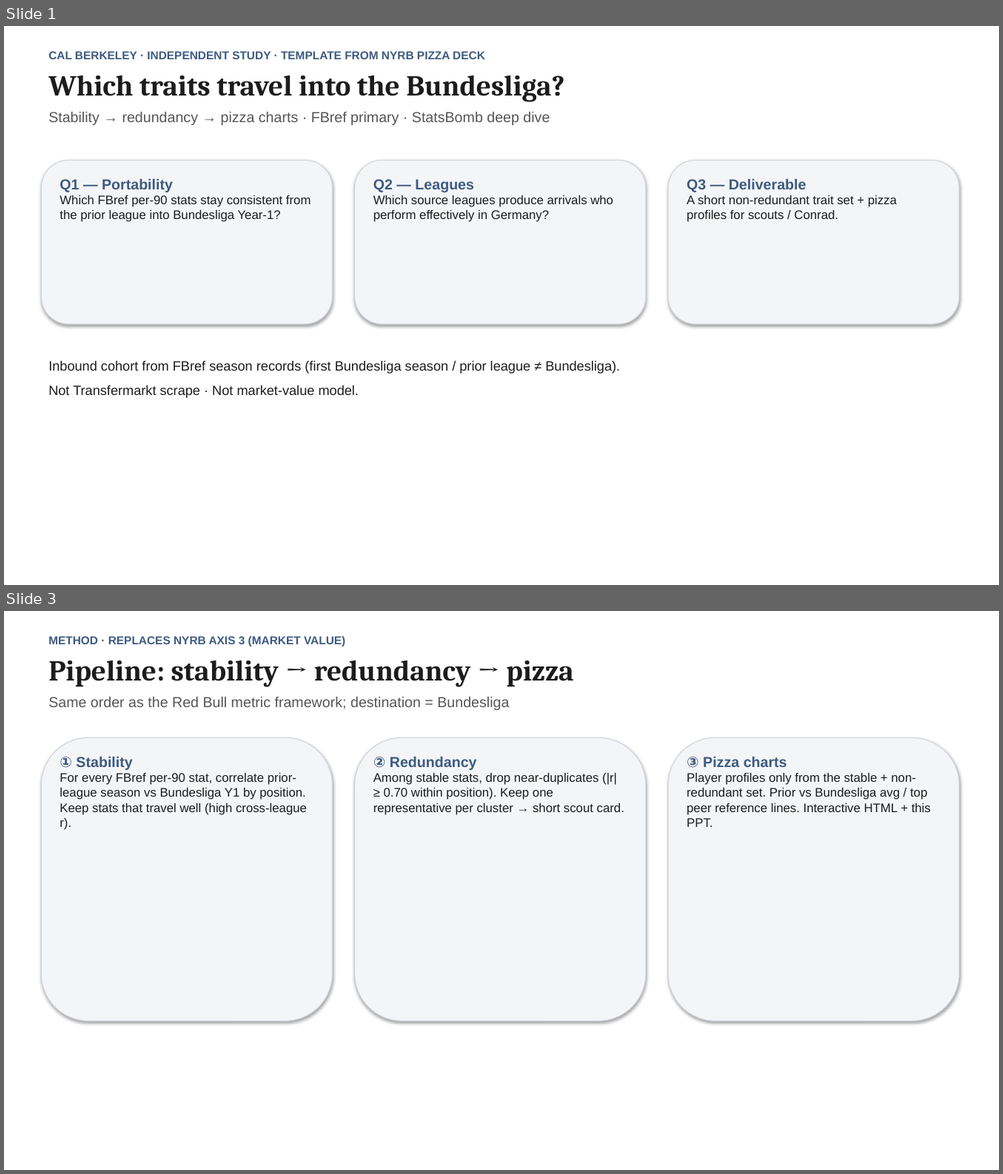
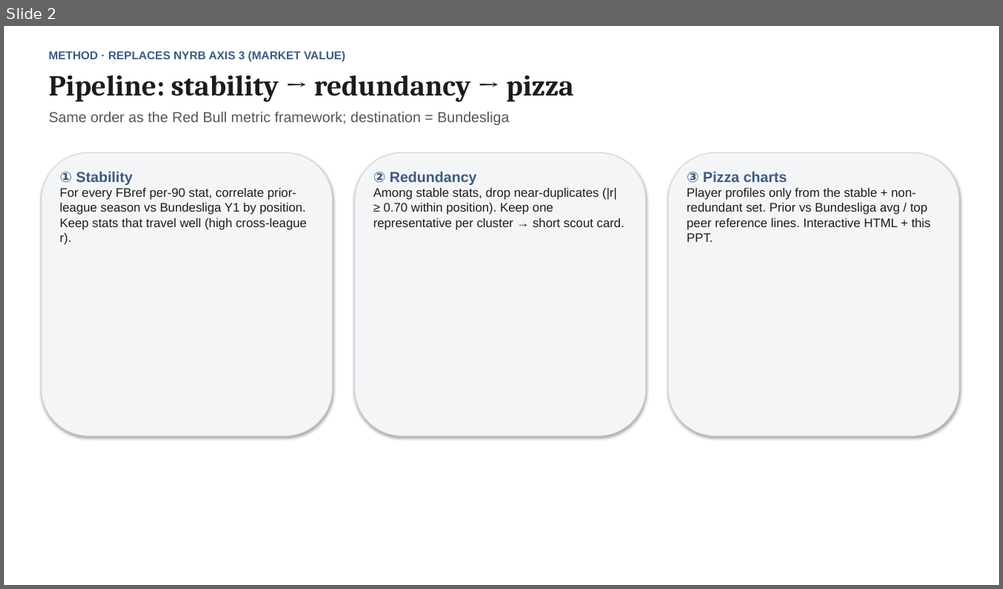
Before and after one commit to colbymorris08/bundesliga-transfer-traits, a slide deck: bundesliga_transfer_traits.pptx. Shown one above the other, each under a label of ours: slides 1 and 3 before the commit, slide 2 after it; the slides between them are not shown. The pictures are 1003x1174 and 1003x589 pixels, drawn with LibreOffice and Linux fonts; fonts in the diff are those of the drawing. Boxes give left, top, right and bottom in pixels: in the first picture for what was removed or moved away, otherwise in the second. Text is boxed around its words. In the diff, an @@ line names an element or a change of style, - is before the commit and + after.

Commit message:
Fix PPT: clear Tier 1/2 explanations, FBref stability table, labeled pizza percentiles.

```diff
--- a/bundesliga_transfer_traits.pptx
+++ b/bundesliga_transfer_traits.pptx
@@ slide 1 removed at (4,26,999,585), background #FFFFFF @@
@@ rectangle removed at (4,26,999,585) @@
@@ text removed at (48,51,485,59) @@
-CAL BERKELEY · INDEPENDENT STUDY · TEMPLATE FROM NYRB PIZZA DECK
@@ text removed at (48,75,564,102) @@
-Which traits travel into the Bundesliga?
@@ text removed at (48,112,549,125) @@
-Stability → redundancy → pizza charts · FBref primary · StatsBomb deep dive
@@ rounded rectangle removed at (41,160,333,324) @@
@@ text removed at (60,178,311,222) @@
-Q1 — Portability
-Which FBref per-90 stats stay consistent from the prior league into Bundesliga Year-1?
@@ rounded rectangle removed at (355,160,646,324) @@
@@ text removed at (373,179,613,222) @@
-Q2 — Leagues
-Which source leagues produce arrivals who perform effectively in Germany?
@@ rounded rectangle removed at (668,160,959,324) @@
@@ text removed at (686,178,896,222) @@
-Q3 — Deliverable
-A short non-redundant trait set + pizza profiles for scouts / Conrad.
@@ text removed at (48,360,620,398) @@
-Inbound cohort from FBref season records (first Bundesliga season / prior league ≠ Bundesliga).
-Not Transfermarkt scrape · Not market-value model.
@@ what was slide 3 is now slide 2 @@
```
Also in this commit, not shown: 2 slides changed, 1 slide added, 1 other file.
